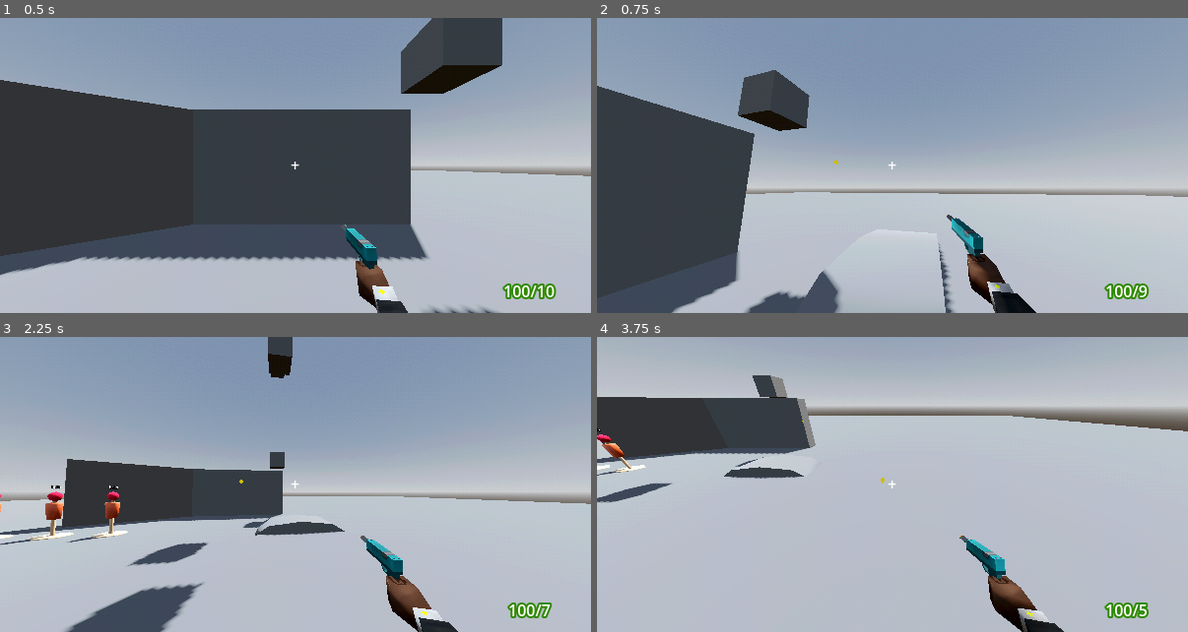
Above: before the commit, frames 1-4 (two rows, left to right).
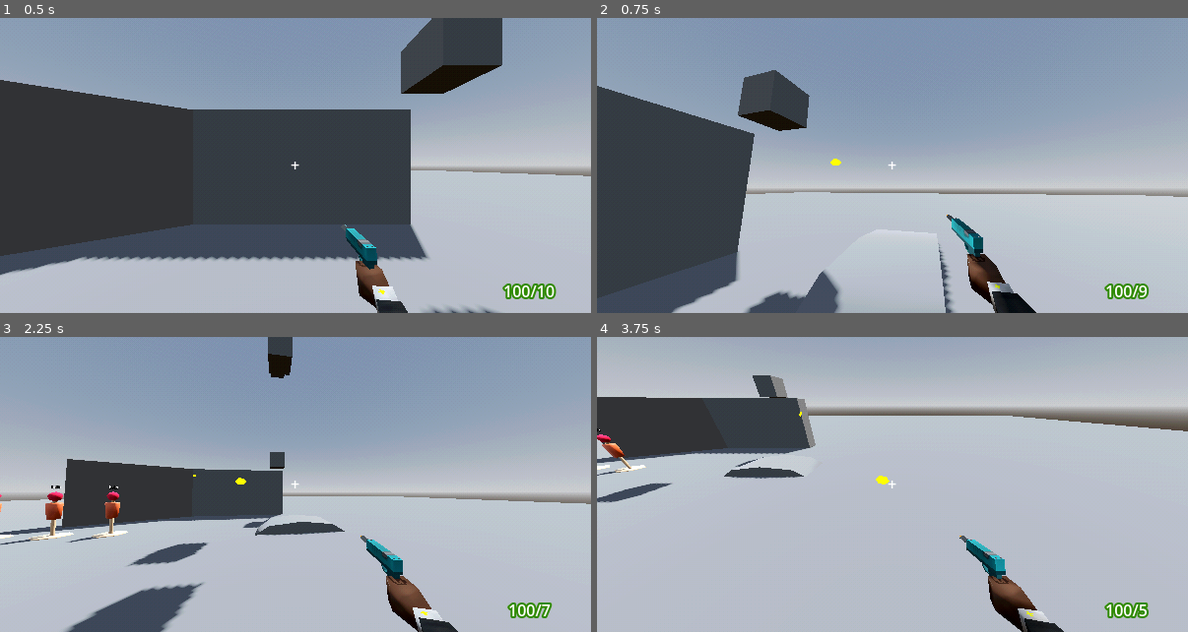
Above: after the commit, the same moments.

Repository: TheoLomeuBraga/kill-the-tower-boss
Game: Godot game, scene res://player/test_level.tscn
Same seed, same stepped clock (60 frames per second), same inputs: the game is played once before the commit and once after it. The project has no main scene, so this scene is started directly.
Inputs (mouse positions are in pixels of both pictures, inside the frame that each line leads up to):
- Up to frame 1 (0.5 s): no input
- Up to frame 2 (0.75 s): move the mouse to (1022, 150) at 0.52 s; press the mouse at (1022, 150) at 0.53 s; hold D (right) from 0.53 s (still down)
- Up to frame 3 (2.25 s): tap Space (jump) at 0.77, 1.52 s; move the mouse to (265, 484) at 1.27 s; release D (right) at 1.28 s; release the mouse at (265, 484) at 1.28 s; hold S (back) 1.28-2.03 s; tap W (foward) at 1.35 s; click (265, 484) at 1.55 s; move the mouse to (307, 478) at 2.02 s; press the mouse at (307, 478) at 2.03 s; hold D (right) from 2.03 s (still down); tap E (interact) at 2.1 s
- Up to frame 4 (3.75 s): move the mouse to (886, 490) at 2.77 s; release the mouse at (886, 490) at 2.78 s; tap Down (look_down) at 2.85 s; tap Space (jump) at 3.02 s; click (886, 490) at 3.05 s; move the mouse to (939, 487) at 3.52 s; release D (right) at 3.53 s; press the mouse at (939, 487) at 3.53 s; hold A (left) from 3.53 s (still down); tap Left (look_left) at 3.6 s

Frame 1 is identical in both runs. In frame 2, less than 0.1% of the frame differs, in the area x 39-42%, y 47-50%; in frame 3, less than 0.1%; in frame 4, less than 0.1%, in the area x 34-50%, y 25-50%.

Commit message:
change model

Diff:
--- a/player/gun_control.gd
+++ b/player/gun_control.gd
@@ -98,9 +98,11 @@
 		else:
 			var projectile : ProjectBehavior = ProjectBehavior.new()
 			add_child(projectile)
-			#projectile.global_position = player_model.gun.muzle.global_position
 			projectile.global_position = camera.global_position
 			projectile.muzle_position = player_model.gun.muzle.global_position
+
+			projectile.target_position = target_raycast.global_basis.z * -100.0
+
 			if target_raycast.is_colliding():
 				projectile.look_at(target_raycast.get_collision_point())
 			else:
--- a/player/player.tscn
+++ b/player/player.tscn
@@ -4,31 +4,23 @@
 [ext_resource type="PackedScene" uid="uid://cy1o6s4fa4vaf" path="res://player/player_model/player_model.tscn" id="1_rkbax"]
 [ext_resource type="Script" uid="uid://sph487wn7ajs" path="res://player/gun_control.gd" id="2_g1dw6"]
 [ext_resource type="Script" uid="uid://5ihhl4vr45q5" path="res://scripts/gun_info.gd" id="3_qjkh3"]
+[ext_resource type="PackedScene" uid="uid://crso5fe0i24ix" path="res://player/projectiles/generic_bullet.tscn" id="4_2ieo8"]
 [ext_resource type="Script" uid="uid://dsfbwvui8fvt4" path="res://scripts/projectile_info.gd" id="4_qjkh3"]
 [ext_resource type="AudioStream" uid="uid://dlgp237s5uome" path="res://sfx/reload_place_holder.wav" id="5_hg6s5"]
 [ext_resource type="PackedScene" uid="uid://ba1mcyj3x0ipw" path="res://vfx/particles/generic_muzle_flash.tscn" id="5_rgyib"]
 [ext_resource type="Script" uid="uid://u7trxdlheisb" path="res://scripts/stats.gd" id="6_g6k8r"]
 [ext_resource type="PackedScene" uid="uid://wkjhrg6pd3om" path="res://menus/pause_menu/pause_menu.tscn" id="7_boad6"]
+[ext_resource type="PackedScene" uid="uid://1w3803e0ftg4" path="res://player/projectiles/generic_ray.tscn" id="8_ebec5"]
 [ext_resource type="Script" uid="uid://bfyobwpw3ksw6" path="res://player/interaction_manager.gd" id="9_8t03j"]
 
 [sub_resource type="CapsuleShape3D" id="CapsuleShape3D_kqu6x"]
-
-[sub_resource type="StandardMaterial3D" id="StandardMaterial3D_g6k8r"]
-shading_mode = 0
-albedo_color = Color(0.68235296, 0.6039216, 0, 1)
-
-[sub_resource type="SphereMesh" id="SphereMesh_g6k8r"]
-material = SubResource("StandardMaterial3D_g6k8r")
-radius = 0.04
-height = 0.08
-radial_segments = 4
-rings = 1
 
 [sub_resource type="Resource" id="Resource_boad6"]
 script = ExtResource("4_qjkh3")
 damage = 10
 speed = 20.0
-mesh = SubResource("SphereMesh_g6k8r")
+model = ExtResource("4_2ieo8")
+radius = 0.2
 ricochet = 1
 metadata/_custom_type_script = "uid://dsfbwvui8fvt4"
 
@@ -53,8 +45,8 @@
 [sub_resource type="Resource" id="Resource_8t03j"]
 script = ExtResource("4_qjkh3")
 damage = 10
-mesh = SubResource("SphereMesh_g6k8r")
-ricochet = 1
+model = ExtResource("8_ebec5")
+ricochet = 3
 penetrations = 2
 metadata/_custom_type_script = "uid://dsfbwvui8fvt4"
 
--- /dev/null
+++ b/player/projectiles/generic_bullet.tscn
@@ -0,0 +1,20 @@
+[gd_scene format=3 uid="uid://crso5fe0i24ix"]
+
+[sub_resource type="StandardMaterial3D" id="StandardMaterial3D_8at3u"]
+shading_mode = 0
+albedo_color = Color(1, 1, 0, 1)
+
+[sub_resource type="CylinderMesh" id="CylinderMesh_rvoyk"]
+material = SubResource("StandardMaterial3D_8at3u")
+top_radius = 0.05
+bottom_radius = 0.05
+height = 0.2
+radial_segments = 4
+rings = 0
+
+[node name="GenericBullet" type="Node3D" unique_id=881148961]
+
+[node name="MeshInstance3D" type="MeshInstance3D" parent="." unique_id=1696321159]
+transform = Transform3D(1, 0, 0, 0, -4.371139e-08, -1, 0, 1, -4.371139e-08, 0, 0, 0)
+cast_shadow = 0
+mesh = SubResource("CylinderMesh_rvoyk")
--- /dev/null
+++ b/player/projectiles/generic_ray.tscn
@@ -0,0 +1,28 @@
+[gd_scene format=3 uid="uid://1w3803e0ftg4"]
+
+[ext_resource type="Script" uid="uid://dsdgjeae30hcj" path="res://scripts/death_timer.gd" id="1_3logi"]
+
+[sub_resource type="StandardMaterial3D" id="StandardMaterial3D_8at3u"]
+shading_mode = 0
+albedo_color = Color(1, 1, 0, 1)
+
+[sub_resource type="CylinderMesh" id="CylinderMesh_rvoyk"]
+material = SubResource("StandardMaterial3D_8at3u")
+top_radius = 0.02
+bottom_radius = 0.0
+height = 4.0
+radial_segments = 4
+rings = 0
+
+[node name="GenericBullet" type="Node3D" unique_id=881148961]
+
+[node name="MeshInstance3D" type="MeshInstance3D" parent="." unique_id=1696321159]
+transform = Transform3D(1, 0, 0, 0, -4.371139e-08, -1, 0, 1, -4.371139e-08, 0, 0, -2)
+cast_shadow = 0
+mesh = SubResource("CylinderMesh_rvoyk")
+
+[node name="DeathTimer" type="Timer" parent="." unique_id=56795353]
+wait_time = 0.1
+autostart = true
+script = ExtResource("1_3logi")
+metadata/_custom_type_script = "uid://dsdgjeae30hcj"
--- a/scripts/project_behavior.gd
+++ b/scripts/project_behavior.gd
@@ -3,13 +3,14 @@
 
 @export var data : ProjectileInfo = ProjectileInfo.new()
 
-var model : MeshInstance3D
+var model : Node3D
 var ray : RayCast3D
 var shape : ShapeCast3D
 
 var progression : float = 0.0
 
 var muzle_position : Vector3
+var target_position : Vector3
 
 const enemy_hit_particle : PackedScene = preload("res://particles/hit_particle/hit_particle.tscn")
 
@@ -17,15 +18,21 @@
 var penetrations_left : int = 0
 
 func start_ray() -> void:
+
+
+
 	ray = RayCast3D.new()
 	ray.target_position = Vector3(0.0,0.0,-data.range)
 	add_child(ray)
 
+	if data.model != null:
+		model = data.model.instantiate()
+		get_parent().add_child(model)
+		model.global_position = muzle_position
+		model.look_at(target_position)
+
 func start_shape() -> void:
-	model = MeshInstance3D.new()
-	model.mesh = data.mesh
-	model.cast_shadow = GeometryInstance3D.SHADOW_CASTING_SETTING_OFF
-	add_child(model)
+
 
 	shape = ShapeCast3D.new()
 	add_child(shape)
@@ -33,7 +40,10 @@
 	shape.shape.radius = data.radius
 	shape.target_position = Vector3.ZERO
 
-	model.global_position = muzle_position
+	if data.model != null:
+		model = data.model.instantiate()
+		add_child(model)
+		model.global_position = muzle_position
 
 func start() -> void:
 
@@ -49,8 +59,17 @@
 	if shape != null:
 		shape.position = Vector3.ZERO
 
-	if model != null:
+	if model != null and shape != null:
 		model.position = Vector3.ZERO
+
+	muzle_position = Vector3.ZERO
+
+	if ray != null and data.model != null:
+		model = data.model.instantiate()
+		get_parent().add_child(model)
+		if ray.is_colliding():
+			model.position = ray.get_collision_point()
+		model.look_at(global_basis.z * -100.0)
 
 
 func get_stats_from_node(node : Node) -> Stats:
@@ -70,7 +89,6 @@
 			if stats == null:
 
 				if ricochetes_left > 0:
-					print("recochete")
 
 					var new_pos : Vector3 = ray.get_collision_point()
 
@@ -185,7 +203,8 @@
 			if data.spaw_on_colision != null:
 				o = data.spaw_on_colision.instantiate()
 				get_parent().add_child(o)
-				o.global_position = model.global_position
+				if model != null:
+					o.global_position = model.global_position
 
 			queue_free()
 
@@ -204,11 +223,12 @@
 
 		check_colision()
 
-		if data.range < model.position.length():
+		if model != null and data.range < model.position.length():
 			queue_free()
 
 func _process(delta: float) -> void:
 	if data.speed < 0.0:
 		pass
 	else:
-		model.position = model.position.move_toward(shape.position,delta * (data.speed / 2.0))
+		if model != null:
+			model.position = model.position.move_toward(shape.position,delta * (data.speed / 2.0))
--- a/scripts/projectile_info.gd
+++ b/scripts/projectile_info.gd
@@ -5,7 +5,7 @@
 @export var speed : float = -1
 @export var range : float = 10.0
 @export var faction : GlobalEnums.Faction
-@export var mesh : Mesh
+@export var model : PackedScene
 @export var radius : float = 0.1
 @export var spaw_on_colision : PackedScene
 
Not shown, changed: TODO.txt
